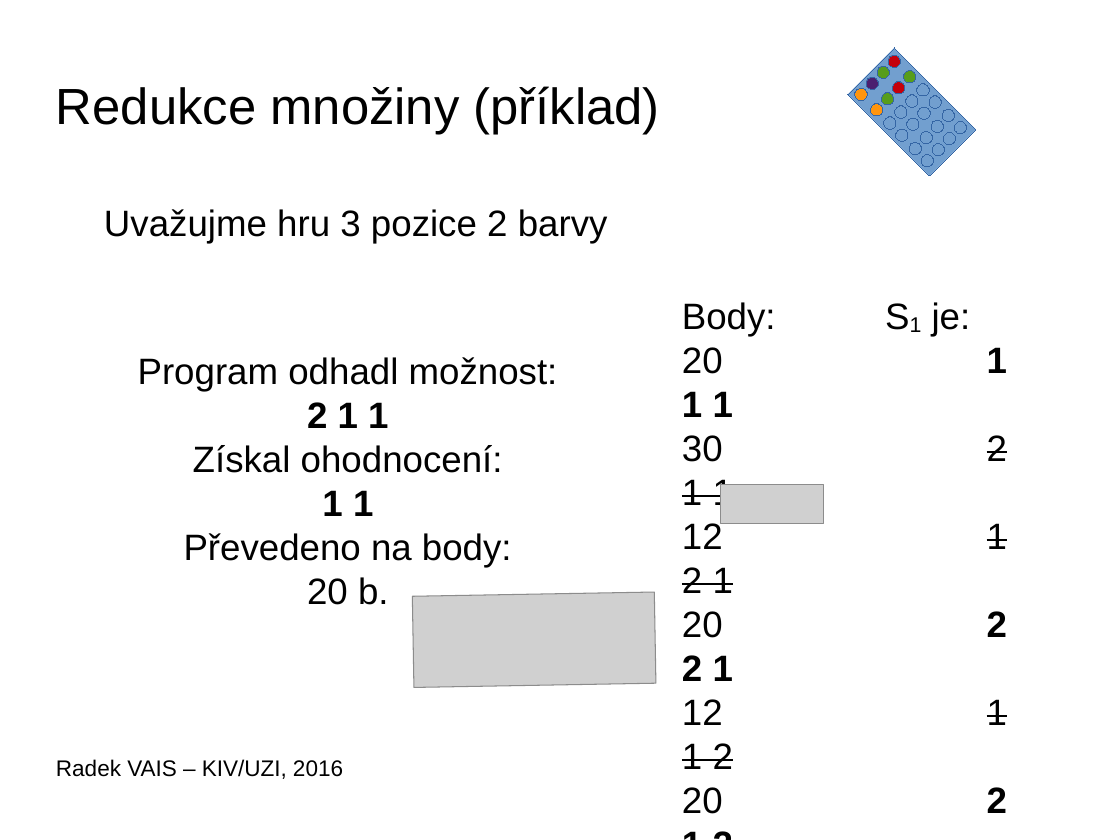
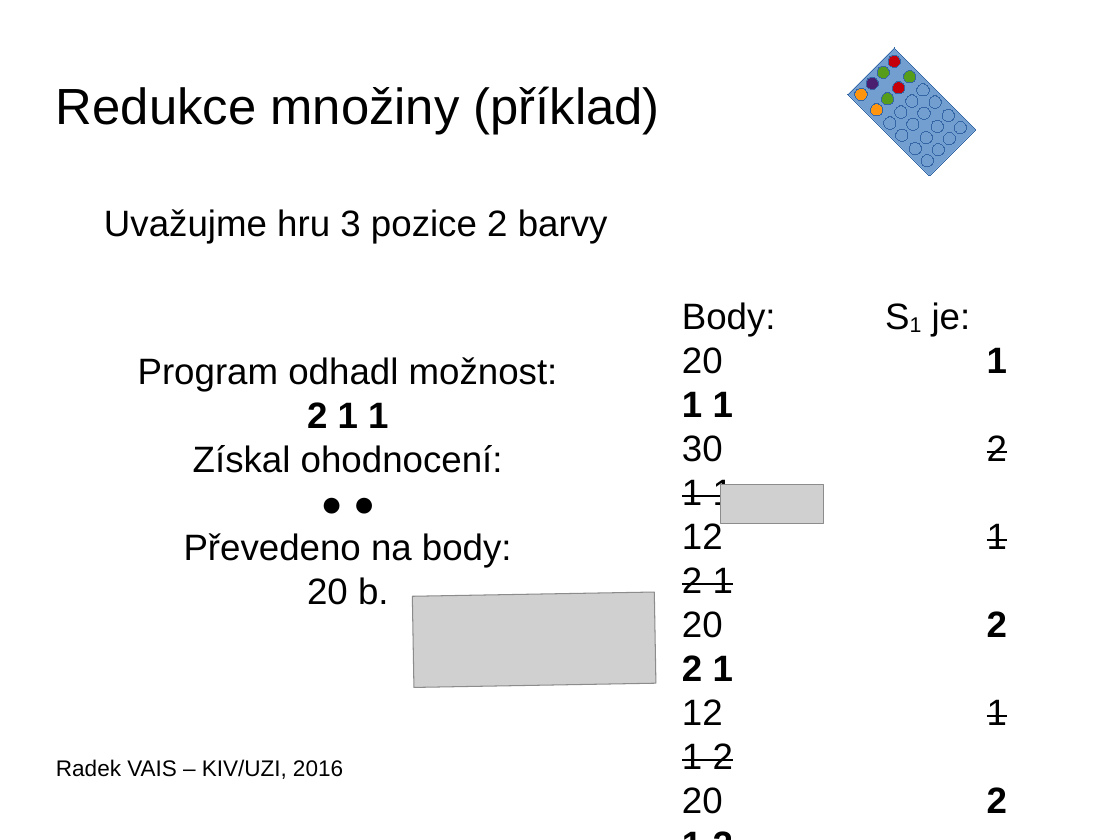
Before and after one commit to vairad/zcu-uzi, a slide deck: slide 11 of program2/doc/prezentace_programu.odp (slide 10 before the commit). Drawn at 1120x840 pixels with LibreOffice and Linux fonts; fonts in the diff are those of the drawing; grey boxes stand for pictures; background and template pictures are left out. Boxes give left, top, right and bottom in pixels: in the first picture for what was removed or moved away, otherwise in the second. Text is boxed around its words. In the diff, an @@ line names an element or a change of style, - is before the commit and + after.

```diff
--- a/program2/doc/prezentace_programu.odp
+++ b/program2/doc/prezentace_programu.odp
@@ text at box(322, 490, 373, 516): text changed @@
-1 1
+● ●
```
Also in this commit, not shown: 4 other slides changed, 1 slide added, 2 other files.
